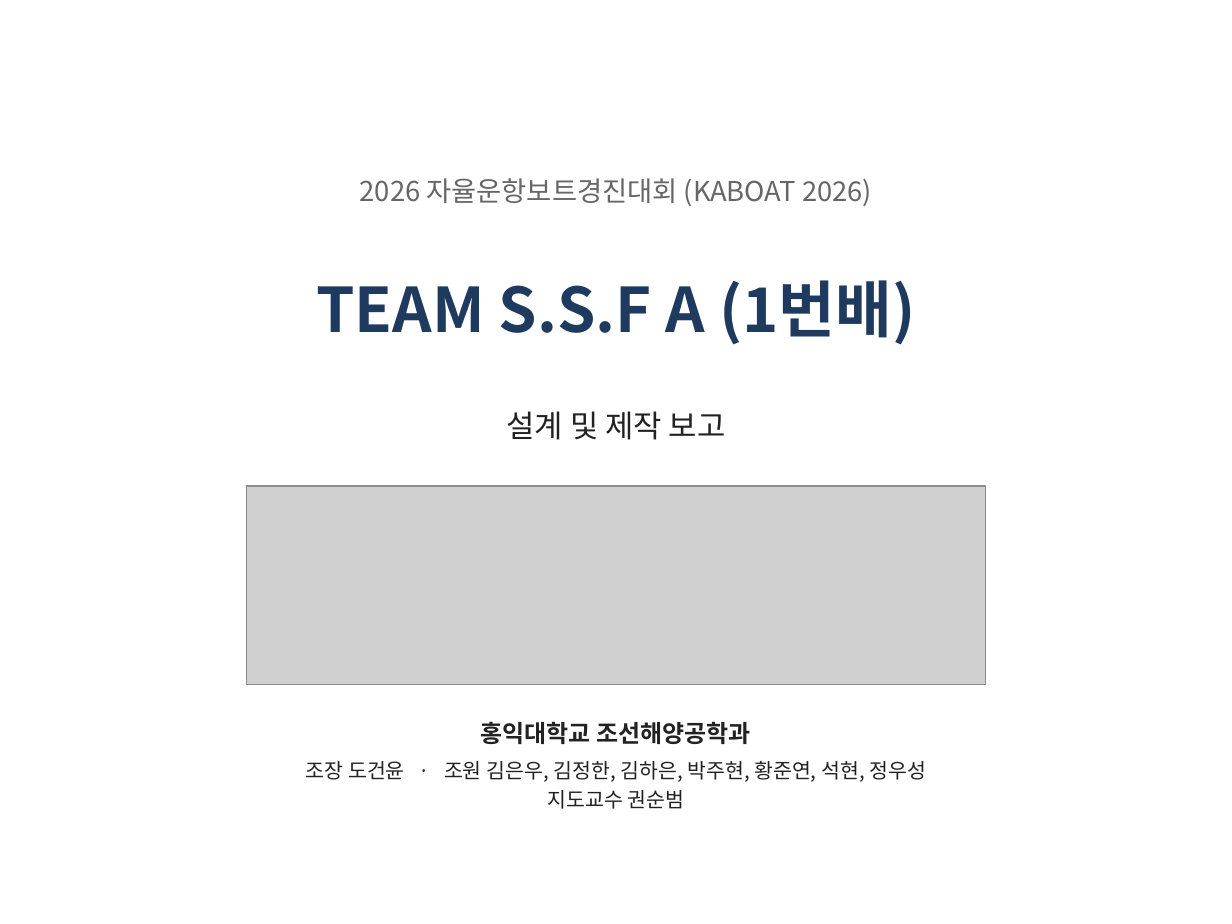
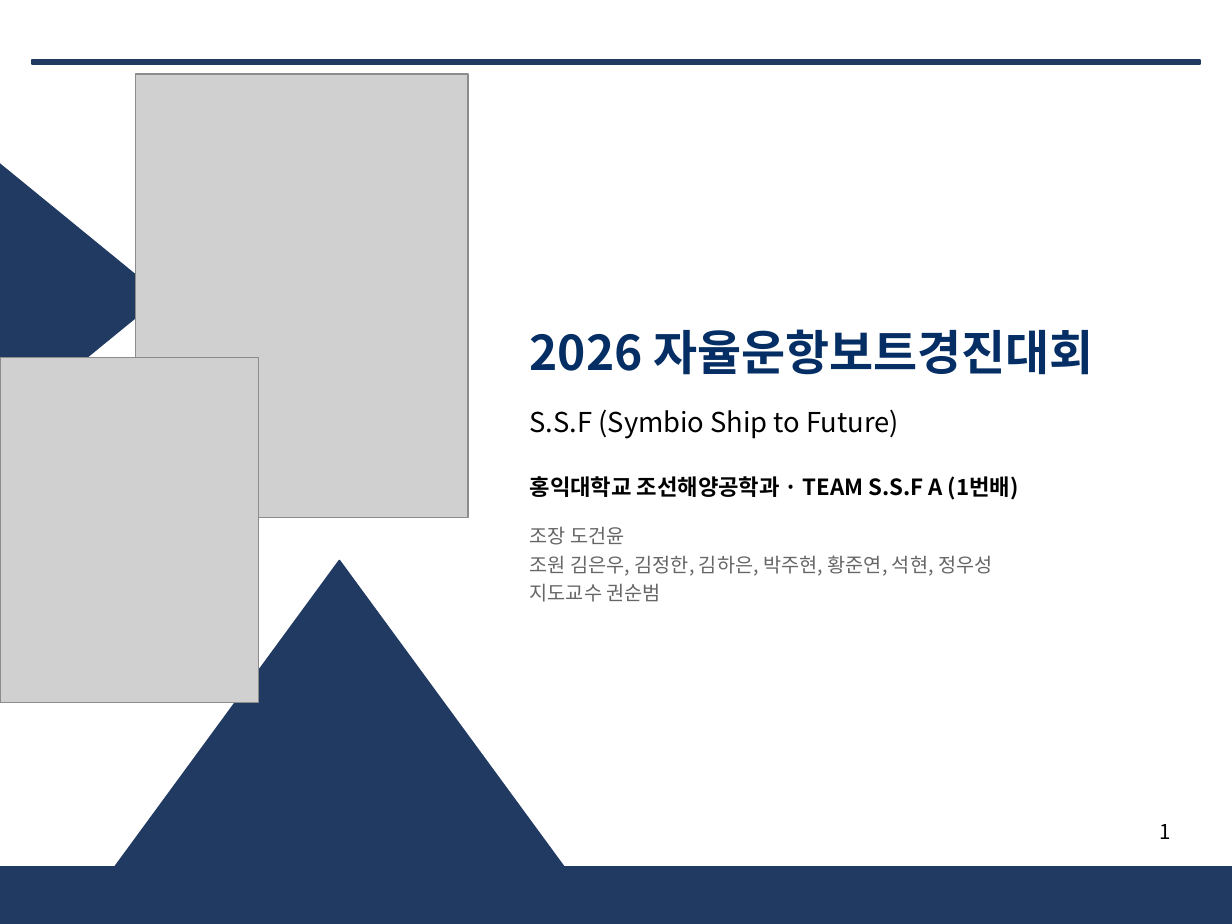
Before and after one commit to unmatsutake377-rgb/ros2_ws, a slide deck: slide 1 of docs/전달용/보고서_분담/발표자료_SSF_A.pptx. Drawn at 1232x924 pixels with LibreOffice and Linux fonts; fonts in the diff are those of the drawing; grey boxes stand for pictures. Boxes give left, top, right and bottom in pixels: in the first picture for what was removed or moved away, otherwise in the second. Text is boxed around its words. In the diff, an @@ line names an element or a change of style, - is before the commit and + after.

```diff
--- a/docs/전달용/보고서_분담/발표자료_SSF_A.pptx
+++ b/docs/전달용/보고서_분담/발표자료_SSF_A.pptx
@@ rectangle added at (x1=32, y1=60, x2=1200, y2=64), fill #213A62, outline #213A62 1 pt @@
@@ picture added at (x1=136, y1=74, x2=468, y2=517) @@
@@ triangle added at (x1=0, y1=150, x2=161, y2=442), fill #213A62, outline #213A62 1 pt @@
@@ title removed at (x1=316, y1=280, x2=915, y2=345) @@
-TEAM S.S.F A (1번배)
@@ text at (x1=530, y1=329, x2=1093, y2=375): text changed; size 16 to 28 pt; text colour #666666 to #052E65; bold on @@
-2026 자율운항보트경진대회 (KABOAT 2026)
+2026 자율운항보트경진대회
@@ picture added at (x1=0, y1=357, x2=259, y2=702) @@
@@ text removed at (x1=506, y1=411, x2=726, y2=440) @@
-설계 및 제작 보고
@@ text added at (x1=530, y1=409, x2=899, y2=439), 16 pt, text #000000 @@
+S.S.F (Symbio Ship to Future)
@@ text at (x1=530, y1=476, x2=1019, y2=500): text changed; size 14 to 13 pt; text colour #222222 to #000000 @@
-홍익대학교 조선해양공학과
+홍익대학교 조선해양공학과 · TEAM S.S.F A (1번배)
@@ picture removed at (x1=246, y1=485, x2=986, y2=684) @@
@@ text at (x1=530, y1=526, x2=992, y2=576): text changed; size 12 to 11.5 pt; text colour #222222 to #666666 @@
-조장 도건윤 · 조원 김은우, 김정한, 김하은, 박주현, 황준연, 석현, 정우성
+조장 도건윤
+조원 김은우, 김정한, 김하은, 박주현, 황준연, 석현, 정우성
@@ text "조장 도건윤" moved from (x1=306, y1=761, x2=926, y2=809) to (x1=530, y1=526, x2=992, y2=602) @@
@@ triangle added at (x1=115, y1=561, x2=564, y2=867), fill #213A62, outline #213A62 1 pt @@
@@ text at (x1=530, y1=583, x2=661, y2=602): size 12 to 11.5 pt, text colour #222222 to #666666 in "지도교수 권순범"; alignment centre to left @@
@@ page number added at (x1=1159, y1=824, x2=1170, y2=839), 12 pt, text #000000 @@
+1
@@ rectangle added at (x1=0, y1=867, x2=1232, y2=924), fill #213A62, outline #213A62 1 pt @@
```
Also in this commit, not shown: 11 other slides changed, 4 other files.
